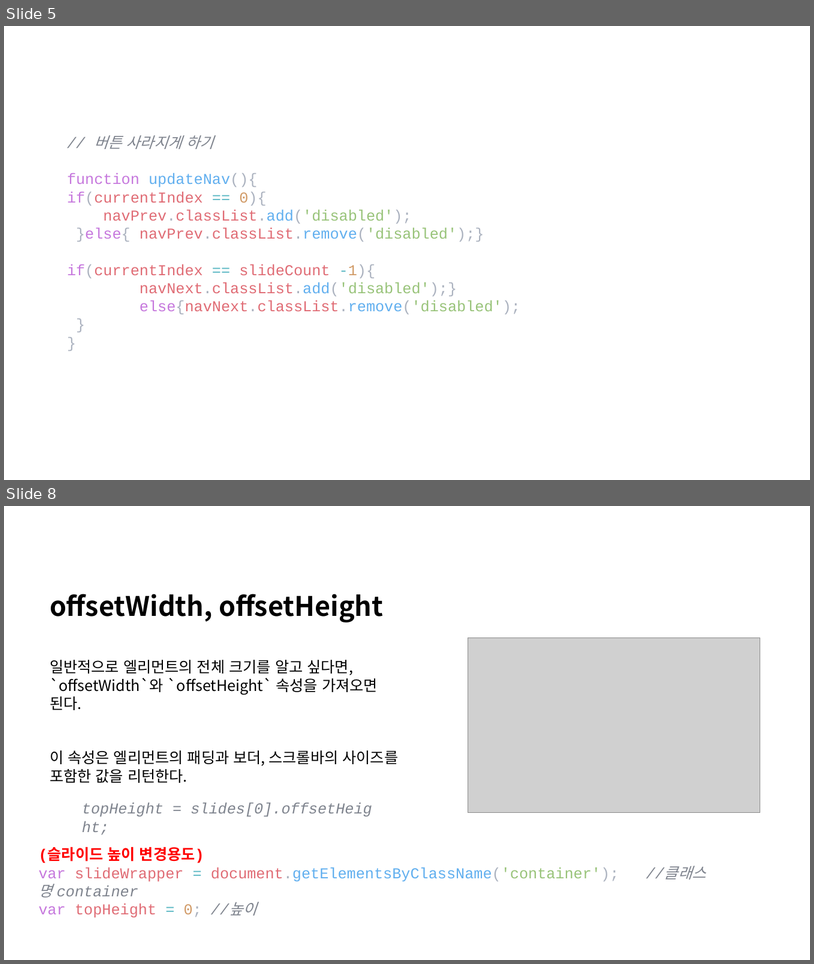
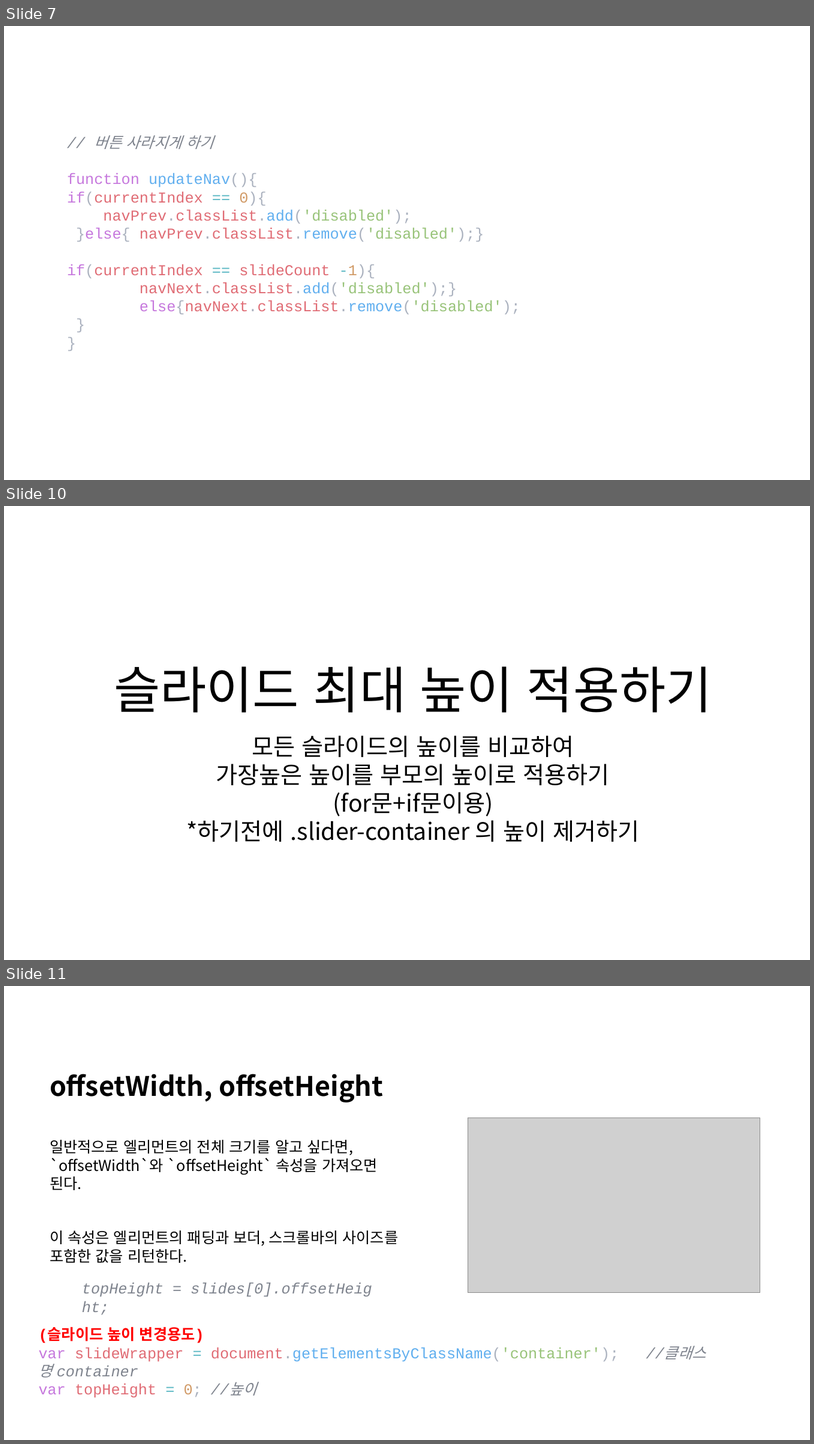
Before and after one commit to lsh58/Javascript, a slide deck: study/ex03_제작/추가내용.pptx. Shown one above the other, each under a label of ours: slides 5 and 8 before the commit, slides 7, 10 and 11 after it; the slides between them are not shown. The pictures are 814x964 and 814x1444 pixels, drawn with LibreOffice and Linux fonts; fonts in the diff are those of the drawing; grey boxes stand for pictures. Boxes give left, top, right and bottom in pixels: in the first picture for what was removed or moved away, otherwise in the second. Text is boxed around its words. In the diff, an @@ line names an element or a change of style, - is before the commit and + after.

```diff
--- a/study/ex03_제작/추가내용.pptx
+++ b/study/ex03_제작/추가내용.pptx
@@ slide 10 added at <box>4,506,810,960</box>, background #FFFFFF @@
@@ text added at <box>114,666,713,712</box>, 60 pt, text #000000 @@
+슬라이드 최대 높이 적용하기
@@ text added at <box>187,735,639,841</box>, 28 pt, text #000000 @@
+모든 슬라이드의 높이를 비교하여
+가장높은 높이를 부모의 높이로 적용하기
+(for문+if문이용)
+*하기전에 .slider-container 의 높이 제거하기
@@ what was slide 5 is now slide 7 @@
@@ what was slide 8 is now slide 11 @@
```
Also in this commit, not shown: 2 slides changed, 5 other slides added, 2 slides removed, 1 other file.
